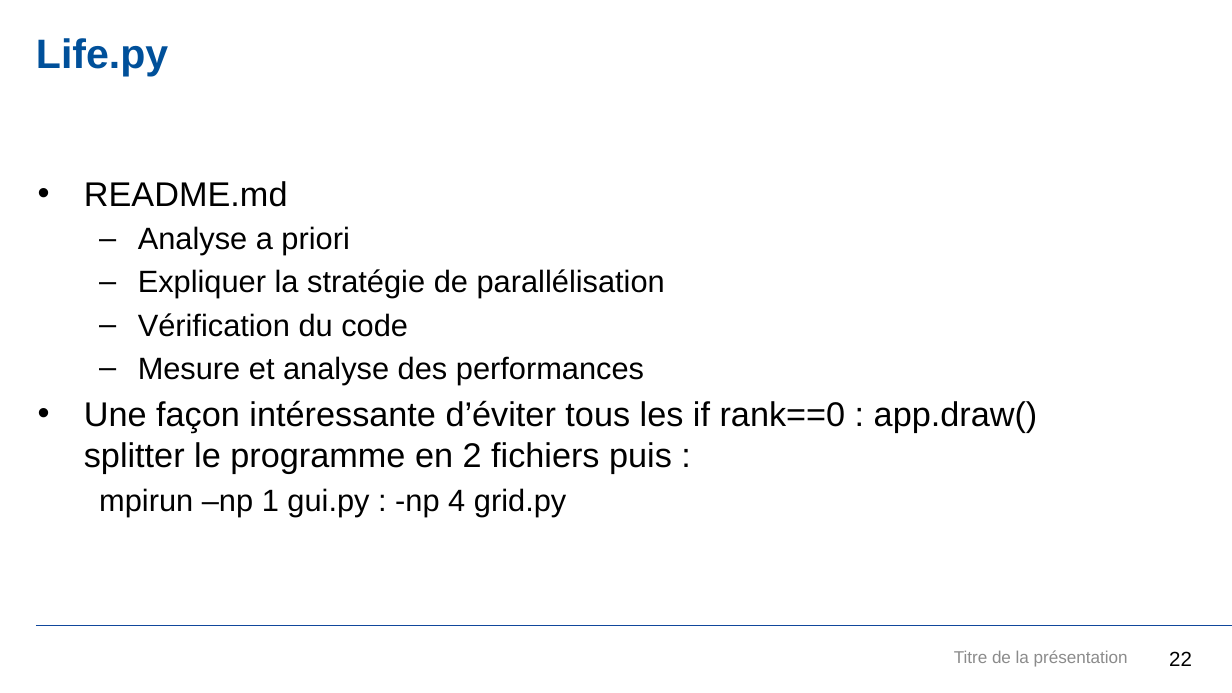
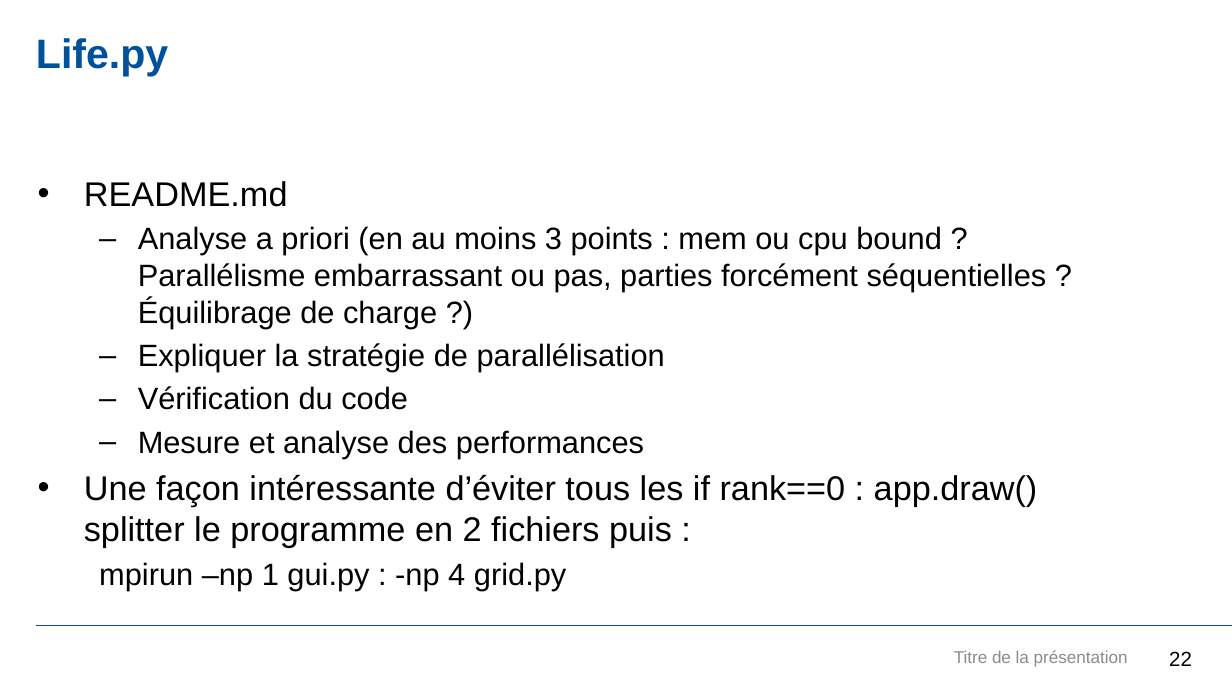
Before and after one commit to JDGaraudEnsta/OS202-2024, a slide deck: slide 22 of OS202.pptx. Drawn at 1232x693 pixels with LibreOffice and Linux fonts; fonts in the diff are those of the drawing; background and template pictures are left out. Boxes give left, top, right and bottom in pixels: in the first picture for what was removed or moved away, otherwise in the second. Text is boxed around its words. In the diff, an @@ line names an element or a change of style, - is before the commit and + after.

```diff
--- a/OS202.pptx
+++ b/OS202.pptx
@@ text at [138, 226, 1047, 329]: text changed @@
-  – Analyse a priori
+  – Analyse a priori (en au moins 3 points : mem ou cpu bound ? Parallélisme embarrassant ou pas, parties forcément séquentielles ? Équilibrage de charge ?)
```
Also in this commit, not shown: 1 other slide changed, 4 slides added.
